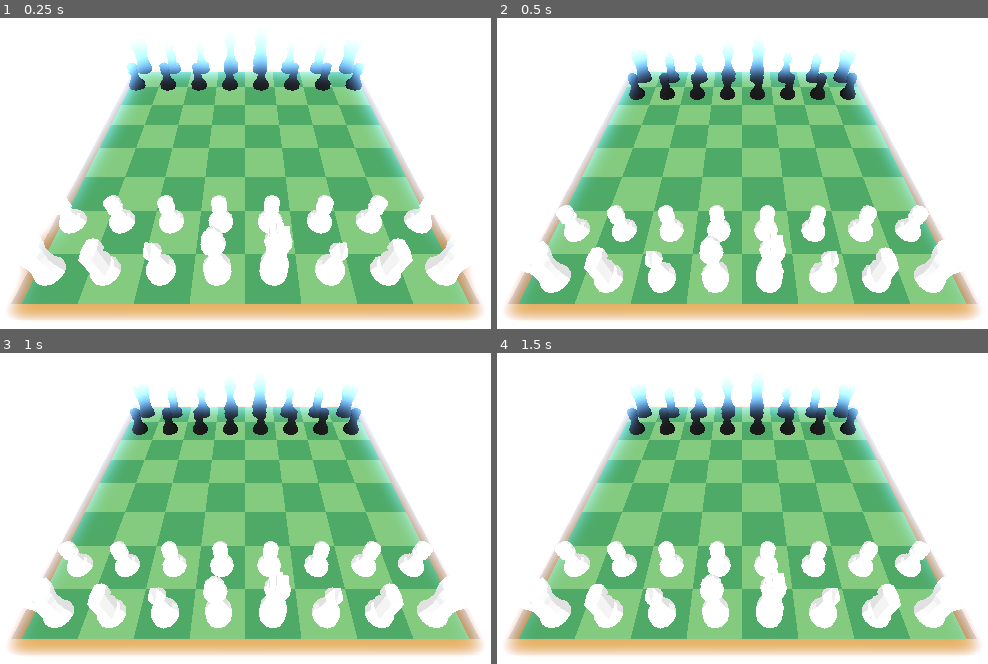
Above: before the commit, frames 1-4 (two rows, left to right).
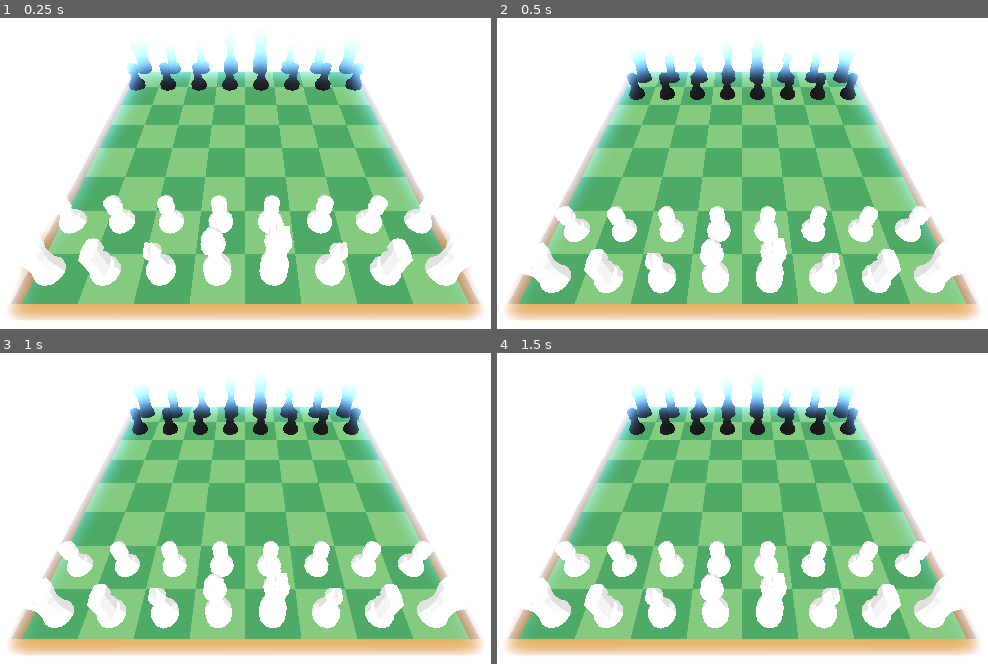
Above: after the commit, the same moments.

Repository: rickyguerin/Fairway-Chess-Jam-Submission
Game: Godot game, scene res://scenes/game.tscn
Two runs of this game, one before a commit and one after it. Both use one fixed random seed, a clock stepped at 60 frames per second and the inputs below.
Inputs (mouse positions are in pixels of both pictures, inside the frame that each line leads up to):
- Up to frame 1 (0.25 s): no input
- Up to frame 2 (0.5 s): no input
- Up to frame 3 (1 s): move the mouse to (422, 461) at 0.52 s; hold A (A) from 0.53 s (still down); click (422, 461) at 0.67 s
- Up to frame 4 (1.5 s): move the mouse to (580, 505) at 1.27 s; release A (A) at 1.28 s; tap D (D) at 1.35 s; click (580, 505) at 1.42 s

Frame 1 is identical in both runs. In frame 2, 1.0% of the frame differs, in the area x 5-95%, y 8-89%; in frame 3, 0.2%; in frame 4, less than 0.1%.

Commit message:
turn lock rotation back on

Diff:
--- a/godot/scenes/pieces/black/BlackBishop.tscn
+++ b/godot/scenes/pieces/black/BlackBishop.tscn
@@ -8,6 +8,7 @@
 
 [node name="Bishop" instance=ExtResource("1_2oco7")]
 can_sleep = false
+lock_rotation = true
 
 [node name="Mesh" parent="." index="0"]
 surface_material_override/0 = ExtResource("2_01vxu")
--- a/godot/scenes/pieces/black/BlackKing.tscn
+++ b/godot/scenes/pieces/black/BlackKing.tscn
@@ -8,6 +8,7 @@
 
 [node name="King" instance=ExtResource("1_qlgum")]
 can_sleep = false
+lock_rotation = true
 
 [node name="Mesh" parent="." index="0"]
 surface_material_override/0 = ExtResource("2_dr0pm")
--- a/godot/scenes/pieces/black/BlackKnight.tscn
+++ b/godot/scenes/pieces/black/BlackKnight.tscn
@@ -8,6 +8,7 @@
 
 [node name="Knight" instance=ExtResource("1_0jkhw")]
 can_sleep = false
+lock_rotation = true
 
 [node name="Mesh" parent="." index="0"]
 surface_material_override/0 = ExtResource("2_3ld1i")
--- a/godot/scenes/pieces/black/BlackPawn.tscn
+++ b/godot/scenes/pieces/black/BlackPawn.tscn
@@ -8,6 +8,7 @@
 
 [node name="Pawn" instance=ExtResource("1_k1ybr")]
 can_sleep = false
+lock_rotation = true
 
 [node name="Mesh" parent="." index="0"]
 surface_material_override/0 = ExtResource("2_yshjn")
--- a/godot/scenes/pieces/black/BlackQueen.tscn
+++ b/godot/scenes/pieces/black/BlackQueen.tscn
@@ -8,6 +8,7 @@
 
 [node name="Queen" instance=ExtResource("1_mrrrq")]
 can_sleep = false
+lock_rotation = true
 
 [node name="Mesh" parent="." index="0"]
 surface_material_override/0 = ExtResource("2_klulk")
--- a/godot/scenes/pieces/black/BlackRook.tscn
+++ b/godot/scenes/pieces/black/BlackRook.tscn
@@ -8,6 +8,7 @@
 
 [node name="Rook" instance=ExtResource("1_ohqvb")]
 can_sleep = false
+lock_rotation = true
 
 [node name="Mesh" parent="." index="0"]
 surface_material_override/0 = ExtResource("2_hbab4")
--- a/godot/scenes/pieces/white/WhiteBishop.tscn
+++ b/godot/scenes/pieces/white/WhiteBishop.tscn
@@ -14,6 +14,7 @@
 max_contacts_reported = 1
 contact_monitor = true
 can_sleep = false
+lock_rotation = true
 script = ExtResource("2_oex1b")
 allowed_directions = Array[Vector3]([Vector3(1, 0, -1), Vector3(1, 0, 1), Vector3(-1, 0, 1), Vector3(-1, 0, -1)])
 
--- a/godot/scenes/pieces/white/WhiteKing.tscn
+++ b/godot/scenes/pieces/white/WhiteKing.tscn
@@ -14,6 +14,7 @@
 max_contacts_reported = 1
 contact_monitor = true
 can_sleep = false
+lock_rotation = true
 script = ExtResource("2_y0gb3")
 max_impulse = 8.0
 
--- a/godot/scenes/pieces/white/WhiteKnight.tscn
+++ b/godot/scenes/pieces/white/WhiteKnight.tscn
@@ -14,6 +14,7 @@
 max_contacts_reported = 1
 contact_monitor = true
 can_sleep = false
+lock_rotation = true
 script = ExtResource("2_dtsba")
 max_impulse = 10.0
 impulse_direction = Vector3(0, 4, -1)
--- a/godot/scenes/pieces/white/WhitePawn.tscn
+++ b/godot/scenes/pieces/white/WhitePawn.tscn
@@ -14,6 +14,7 @@
 max_contacts_reported = 1
 contact_monitor = true
 can_sleep = false
+lock_rotation = true
 script = ExtResource("2_qku0v")
 max_impulse = 8.0
 max_angle = 45.0
--- a/godot/scenes/pieces/white/WhiteQueen.tscn
+++ b/godot/scenes/pieces/white/WhiteQueen.tscn
@@ -14,6 +14,7 @@
 max_contacts_reported = 1
 contact_monitor = true
 can_sleep = false
+lock_rotation = true
 script = ExtResource("2_ou88q")
 
 [node name="Mesh" parent="." index="0"]
--- a/godot/scenes/pieces/white/WhiteRook.tscn
+++ b/godot/scenes/pieces/white/WhiteRook.tscn
@@ -14,6 +14,7 @@
 max_contacts_reported = 1
 contact_monitor = true
 can_sleep = false
+lock_rotation = true
 script = ExtResource("2_64irf")
 allowed_directions = Array[Vector3]([Vector3(0, 0, -1), Vector3(1, 0, 0), Vector3(0, 0, 1), Vector3(-1, 0, 0)])
 
